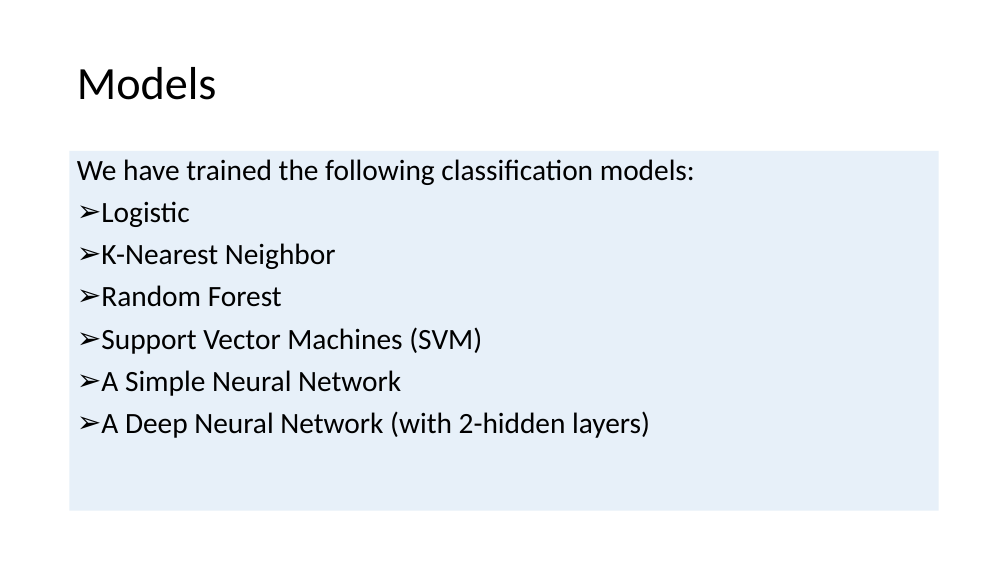
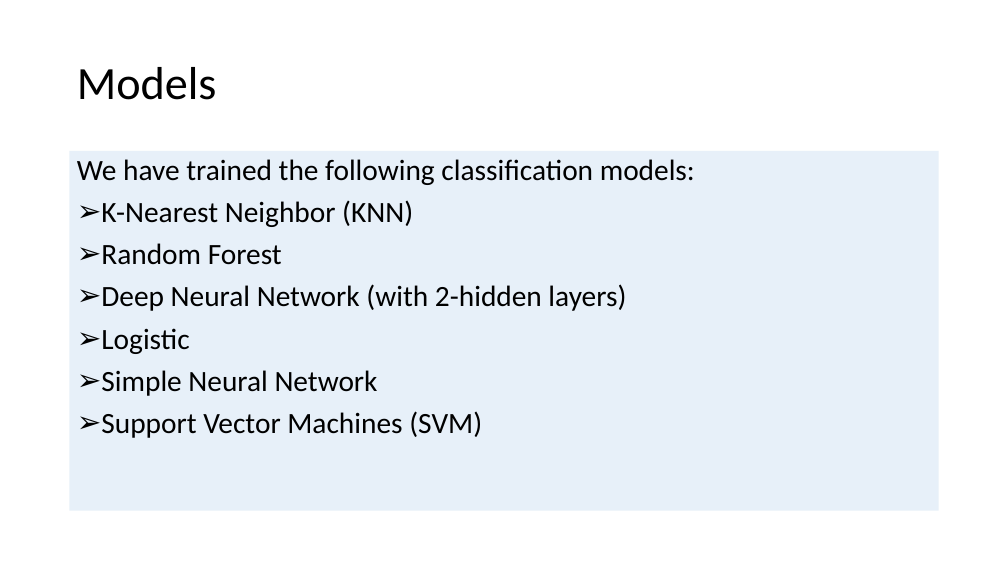
Before and after one commit to allidoiswen/GhostMode, a slide deck: slide 5 of Credit_Card_Fraud_Presentation.pptx. Drawn at 1008x567 pixels with LibreOffice and Linux fonts; fonts in the diff are those of the drawing; background and template pictures are left out. Boxes give left, top, right and bottom in pixels: in the first picture for what was removed or moved away, otherwise in the second. Text is boxed around its words. In the diff, an @@ line names an element or a change of style, - is before the commit and + after.

```diff
--- a/Credit_Card_Fraud_Presentation.pptx
+++ b/Credit_Card_Fraud_Presentation.pptx
@@ text at (x1=101, y1=200, x2=626, y2=311): paragraphs added @@
+➢ K-Nearest Neighbor (KNN)
+➢ Random Forest
+➢ Deep Neural Network (with 2-hidden layers)
@@ text at (x1=101, y1=370, x2=378, y2=396): text changed @@
-➢ K-Nearest Neighbor
-➢ Random Forest
+➢ Simple Neural Network
@@ text at (x1=101, y1=370, x2=650, y2=438): paragraphs removed @@
-➢ A Simple Neural Network
-➢ A Deep Neural Network (with 2-hidden layers)
```
Also in this commit, not shown: 2 other slides changed, 7 slides added.
